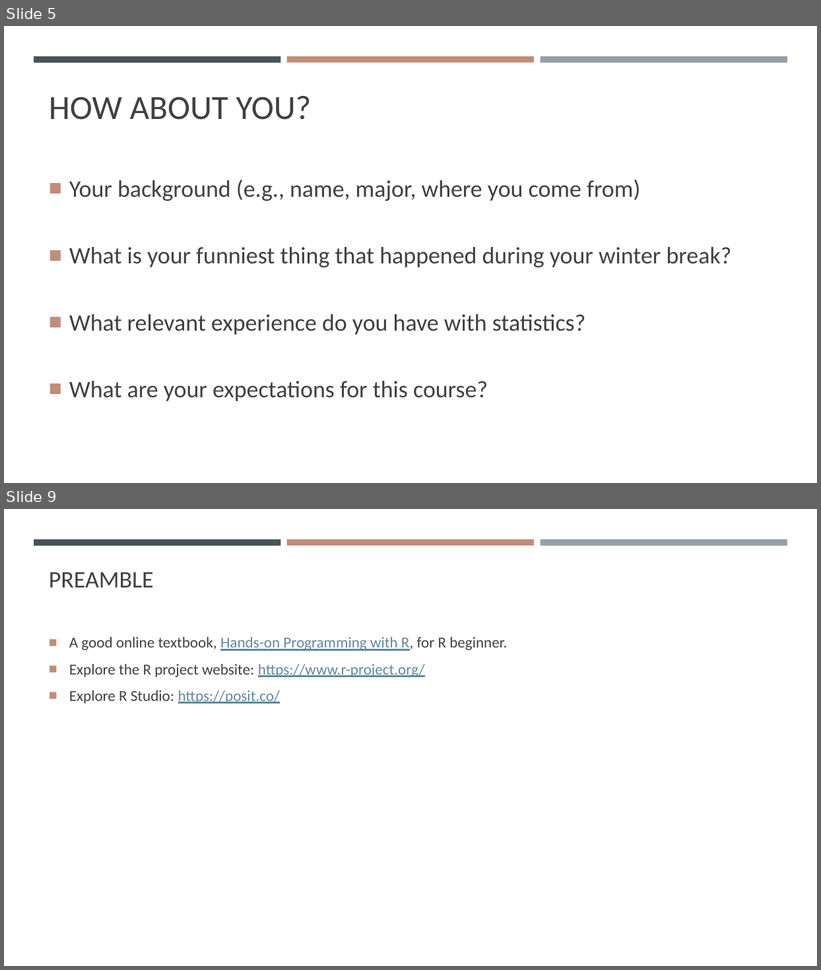
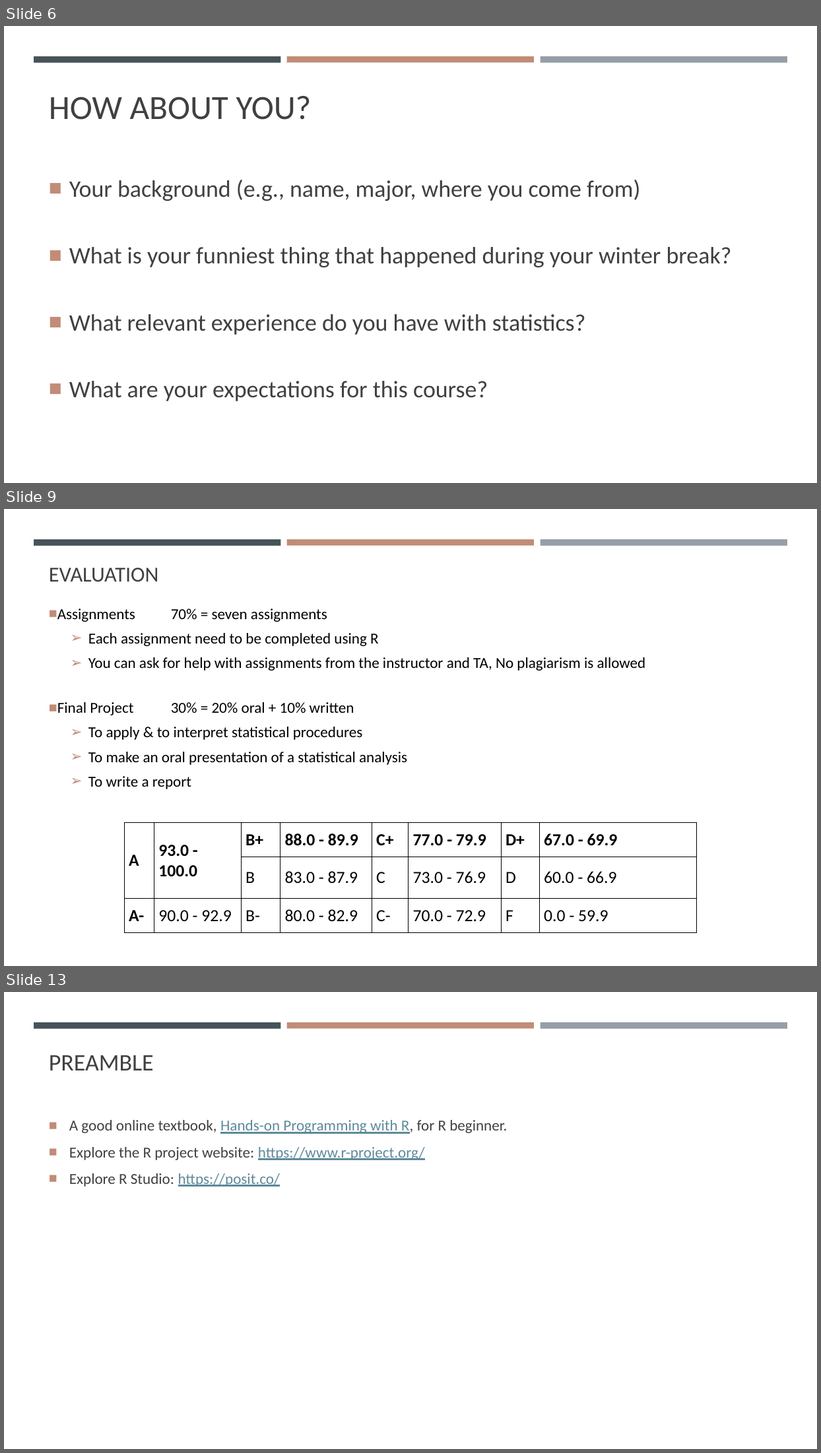
Before and after one commit to gisynw/geog-247, a slide deck: docs/Lectures/Week01/Week01_Intro.pptx. Shown one above the other, each under a label of ours: slides 5 and 9 before the commit, slides 6, 9 and 13 after it; the slides between them are not shown. The pictures are 821x970 and 821x1453 pixels, drawn with LibreOffice and Linux fonts; fonts in the diff are those of the drawing. Boxes give left, top, right and bottom in pixels: in the first picture for what was removed or moved away, otherwise in the second. Text is boxed around its words. In the diff, an @@ line names an element or a change of style, - is before the commit and + after.

```diff
--- a/docs/Lectures/Week01/Week01_Intro.pptx
+++ b/docs/Lectures/Week01/Week01_Intro.pptx
@@ slide 9 added at bbox=[4, 509, 817, 966], background #FFFFFF; not listed: 3 template elements that a slide beside it also shows @@
@@ title added at bbox=[49, 568, 159, 582], 25.2 pt, text #404040 @@
+EVALUATION
@@ text added at bbox=[57, 609, 646, 789], 18 pt, text #000000 @@
+■ Assignments 70% = seven assignments
+    ➢ Each assignment need to be completed using R
+    ➢ You can ask for help with assignments from the instructor and TA, No plagiarism is allowed
+■ Final Project 30% = 20% oral + 10% written
+    ➢ To apply & to interpret statistical procedures
+    ➢ To make an oral presentation of a statistical analysis
+    ➢ To write a report
@@ table added at bbox=[124, 823, 697, 926], 3 rows, 8 columns @@
+A | 93.0 - 100.0 | B+ | 88.0 - 89.9 | C+ | 77.0 - 79.9 | D+ | 67.0 - 69.9
+ |  | B | 83.0 - 87.9 | C | 73.0 - 76.9 | D | 60.0 - 66.9
+A- | 90.0 - 92.9 | B- | 80.0 - 82.9 | C- | 70.0 - 72.9 | F | 0.0 - 59.9
@@ what was slide 5 is now slide 6 @@
@@ what was slide 9 is now slide 13 @@
```
Also in this commit, not shown: 1 slide changed, 5 other slides added, 2 slides removed, 1 other file.
